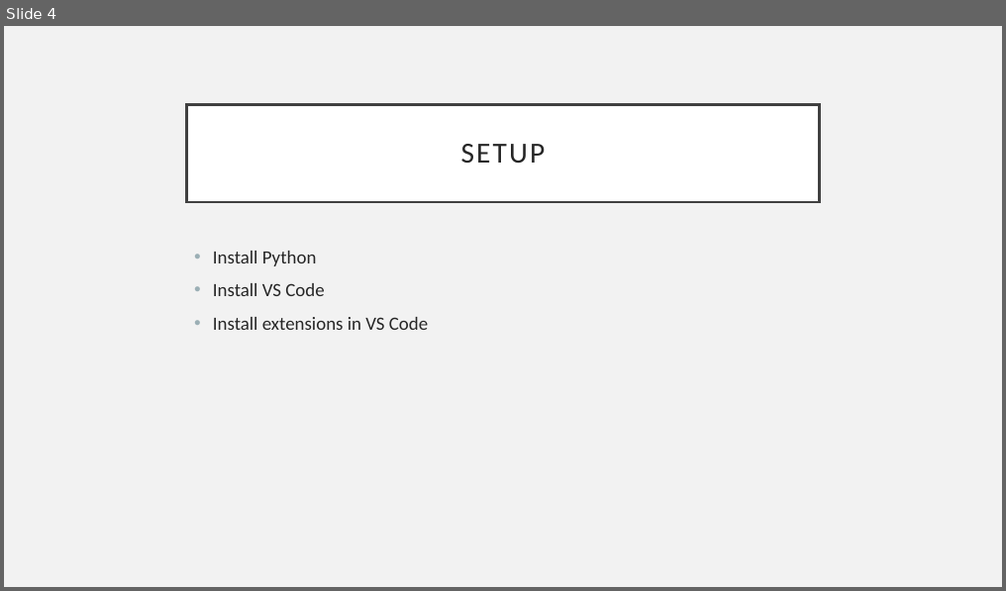
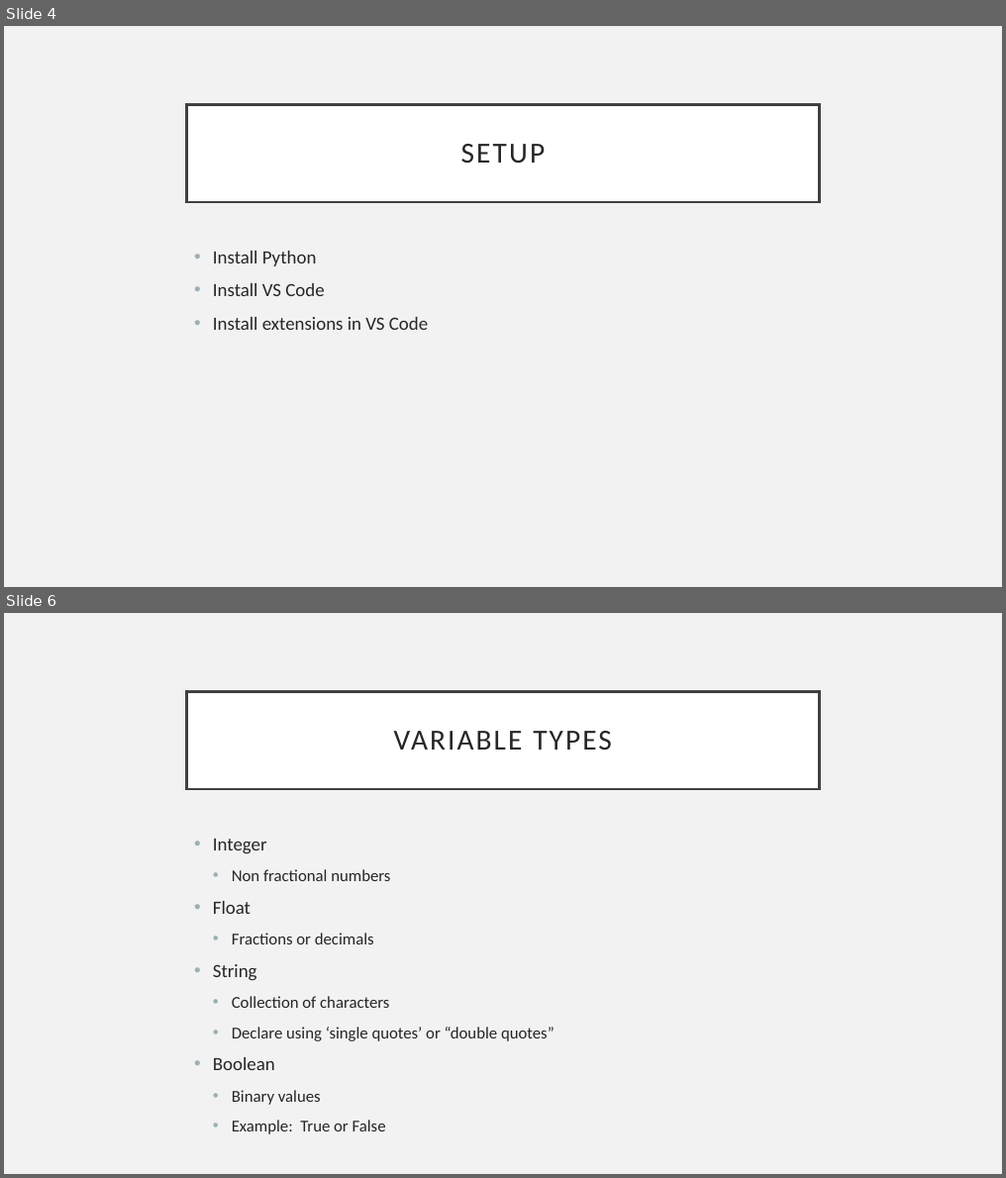
Before and after one commit to RavinaGaikawad/PythonProgrammingCourse, a slide deck: PythonCourse.pptx. Shown one above the other, each under a label of ours: slide 4 before the commit, slides 4 and 6 after it; the slides between them are not shown. The pictures are 1006x591 and 1006x1178 pixels, drawn with LibreOffice and Linux fonts; fonts in the diff are those of the drawing. Boxes give left, top, right and bottom in pixels: in the first picture for what was removed or moved away, otherwise in the second. Text is boxed around its words. In the diff, an @@ line names an element or a change of style, - is before the commit and + after.

Commit message:
Updated ppt

```diff
--- a/PythonCourse.pptx
+++ b/PythonCourse.pptx
@@ slide 6 added at box(4, 613, 1002, 1174), background #F2F2F2 @@
@@ title added at box(187, 691, 819, 789), fill #FFFFFF, outline #404040 2.5 pt, 28 pt, text #262626 @@
+VARIABLE TYPES
@@ text added at box(213, 839, 554, 1135), 16 pt, text #262626 @@
+• Integer
+  • Non fractional numbers
+• Float
+  • Fractions or decimals
+• String
+  • Collection of characters
+  • Declare using ‘single quotes’ or “double quotes”
+• Boolean
+  • Binary values
+  • Example: True or False
```
Also in this commit, not shown: 10 other slides added.
